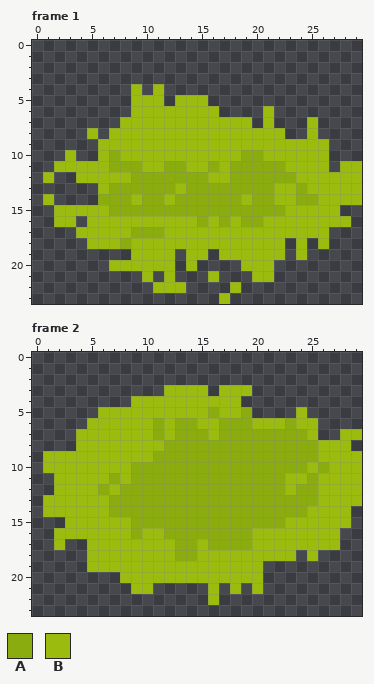
Pixel-art file, stored at Assets/Sprites/ase files/cloud.ase. Above is the file before it was changed.
30x24 pixels, 2 frames. Shown: frame 1, frame 2.
Palette (. is transparent): A #8bac0f  B #9bbc0f
The same view after the edit:
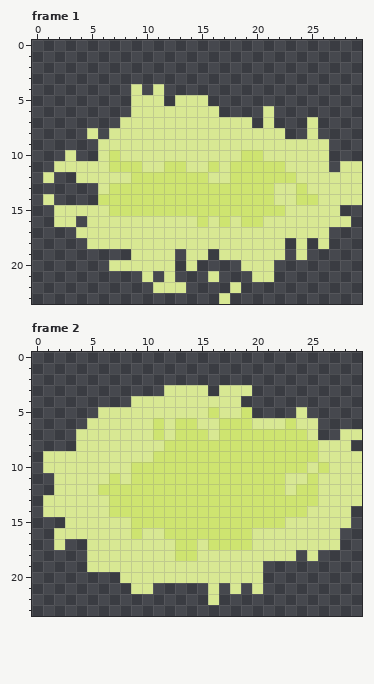
Author's note on the commit: feat(cloud): add dynamic cloud generator
The exact change:
@@ palette @@
-A #8bac0f
+A #cee470
-B #9bbc0f
+B #d8e893
--- frame 1
@@ x 6..21 @@
 12 BBBAAAAAAABBAAAA
-13 BAAAAAABAAAAAAAA
-14 AAABAABAAAAAABAA
+13 BAAAAAAAAAAAAAAA
+14 AAAAAAAAAAAAAAAA
 15 BAAAAAAAAAAAAAAA
 16 BBBBBBBBBABABAAB
-17 BBBAAABBBBBBBBBB
-18 BBABBBBBBBBBBBBB
+17 BBBBBBBBBBBBBBBB
+18 BBBBBBBBBBBBBBBB
 19 ...BBBB.BB.BBBBB
--- frame 2
@@ x 5..9 @@
 11 BBABA
-12 BABAA
+12 BAAAA
 13 BBAAA
